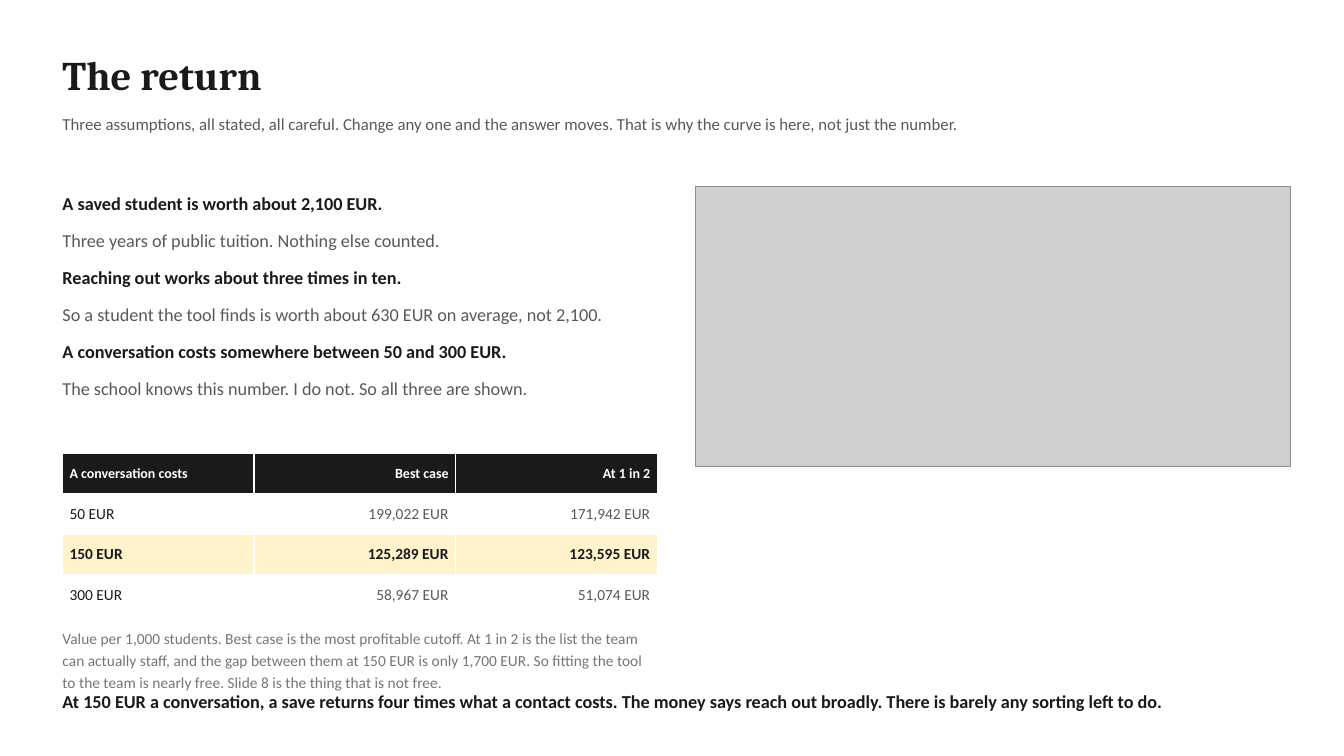
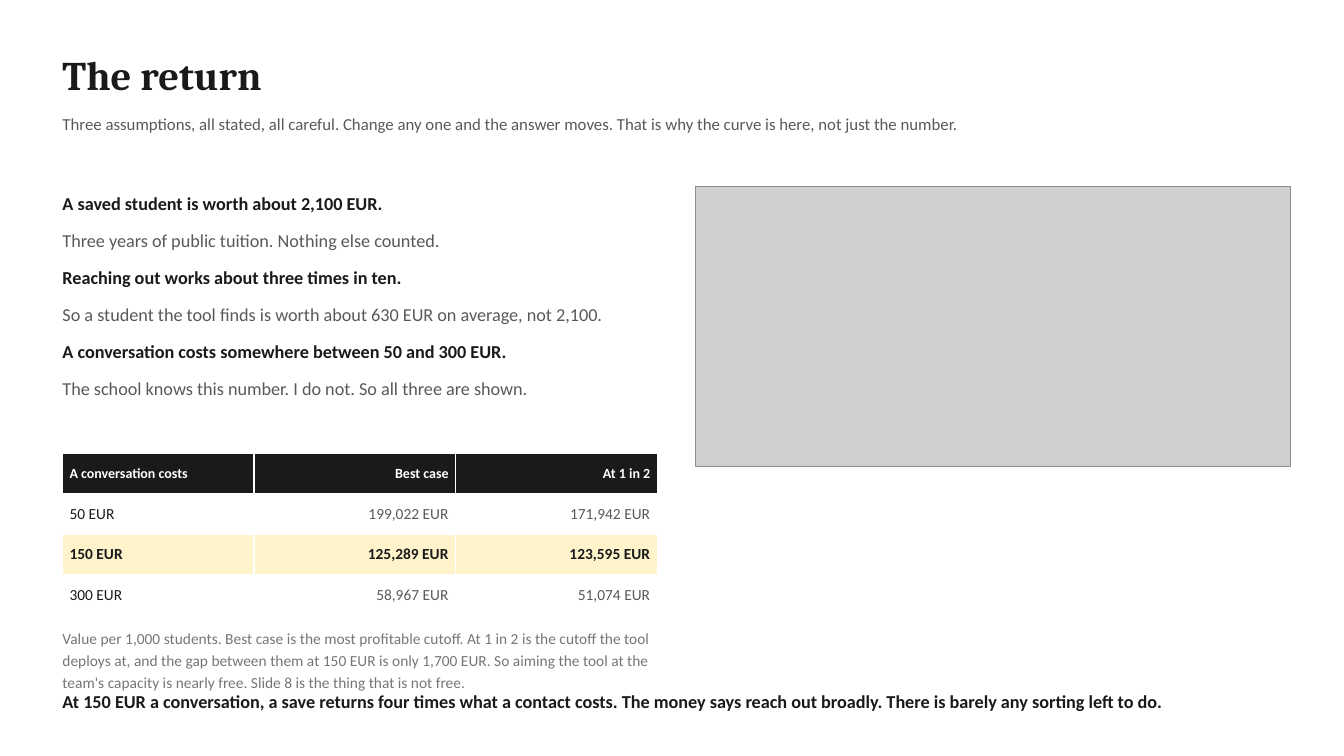
Before and after one commit to jeryldev/pgdaiml-capstone, a slide deck: slide 5 of presentations/business.pptx. Drawn at 1344x756 pixels with LibreOffice and Linux fonts; fonts in the diff are those of the drawing; grey boxes stand for pictures. Boxes give left, top, right and bottom in pixels: in the first picture for what was removed or moved away, otherwise in the second. Text is boxed around its words. In the diff, an @@ line names an element or a change of style, - is before the commit and + after.

Commit message:
feat(step-5): measure and document the ranking seam
Measure that the ExponentiatedGradient ranking collapses to five bands
(PR-AUC 0.822 to 0.617), so the shipped fair model picks the flag set
and the base model orders it. The fair set of 410 per 1,000 fits the
450 the team can staff, which is also what first brings the list inside
capacity: the unmitigated 483 overshoots it by 33. Document the seam and
its one failure case across notebook 05, the report, and both decks, add
the capacity print to notebook 05, and correct the parental-occupation
dummy count to 78 to 24.

```diff
--- a/presentations/business.pptx
+++ b/presentations/business.pptx
@@ text at [62,633,649,691]: text changed @@
-Value per 1,000 students. Best case is the most profitable cutoff. At 1 in 2 is the list the team can actually staff, and the gap between them at 150 EUR is only 1,700 EUR. So fitting the tool to the team is nearly free. Slide 8 is the thing that is not free.
+Value per 1,000 students. Best case is the most profitable cutoff. At 1 in 2 is the cutoff the tool deploys at, and the gap between them at 150 EUR is only 1,700 EUR. So aiming the tool at the team's capacity is nearly free. Slide 8 is the thing that is not free.
```
Also in this commit, not shown: 3 other slides changed, 9 other files.
